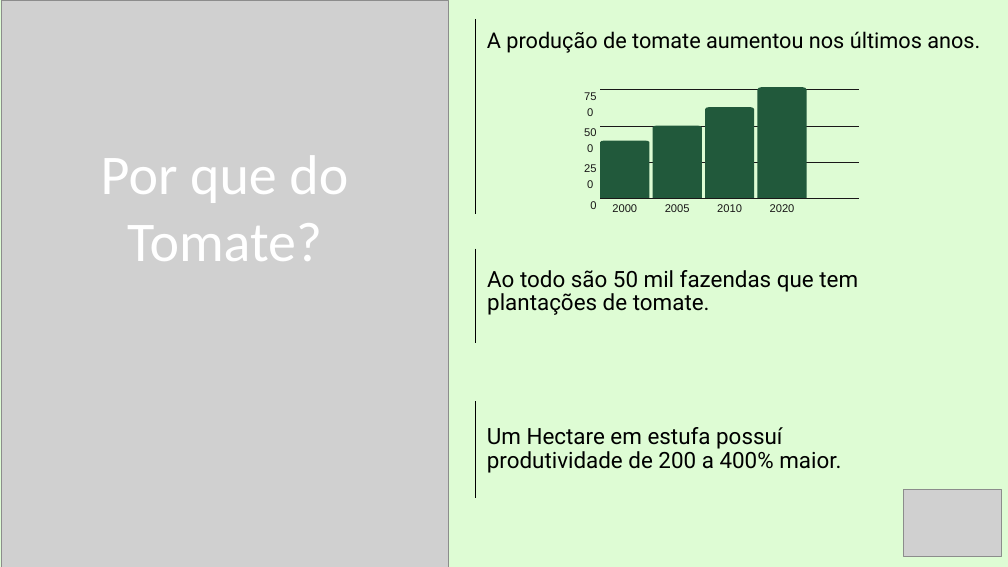
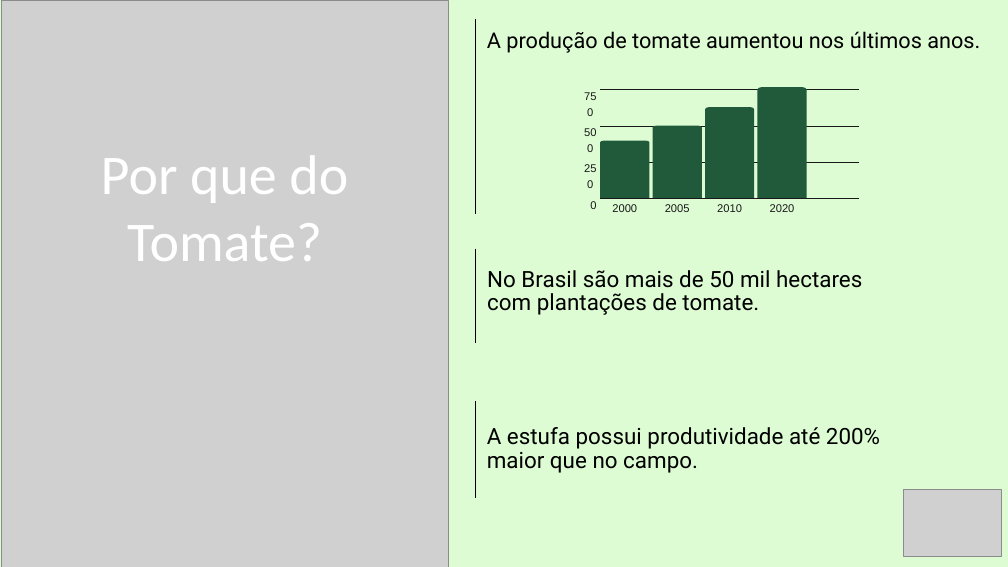
Before and after one commit to rony1533/Sixsolution-project, a slide deck: slide 3 of Documentação/SixSolucionApre.pptx. Drawn at 1008x567 pixels with LibreOffice and Linux fonts; fonts in the diff are those of the drawing; grey boxes stand for pictures. Boxes give left, top, right and bottom in pixels: in the first picture for what was removed or moved away, otherwise in the second. Text is boxed around its words. In the diff, an @@ line names an element or a change of style, - is before the commit and + after.

```diff
--- a/Documentação/SixSolucionApre.pptx
+++ b/Documentação/SixSolucionApre.pptx
@@ text at (x1=487, y1=270, x2=862, y2=315): text changed @@
-Ao todo são 50 mil fazendas que tem plantações de tomate.
+No Brasil são mais de 50 mil hectares com plantações de tomate.
@@ text at (x1=487, y1=427, x2=880, y2=473): text changed @@
-Um Hectare em estufa possuí produtividade de 200 a 400% maior.
+A estufa possui produtividade até 200% maior que no campo.
```
Also in this commit, not shown: 1 other slide changed.
